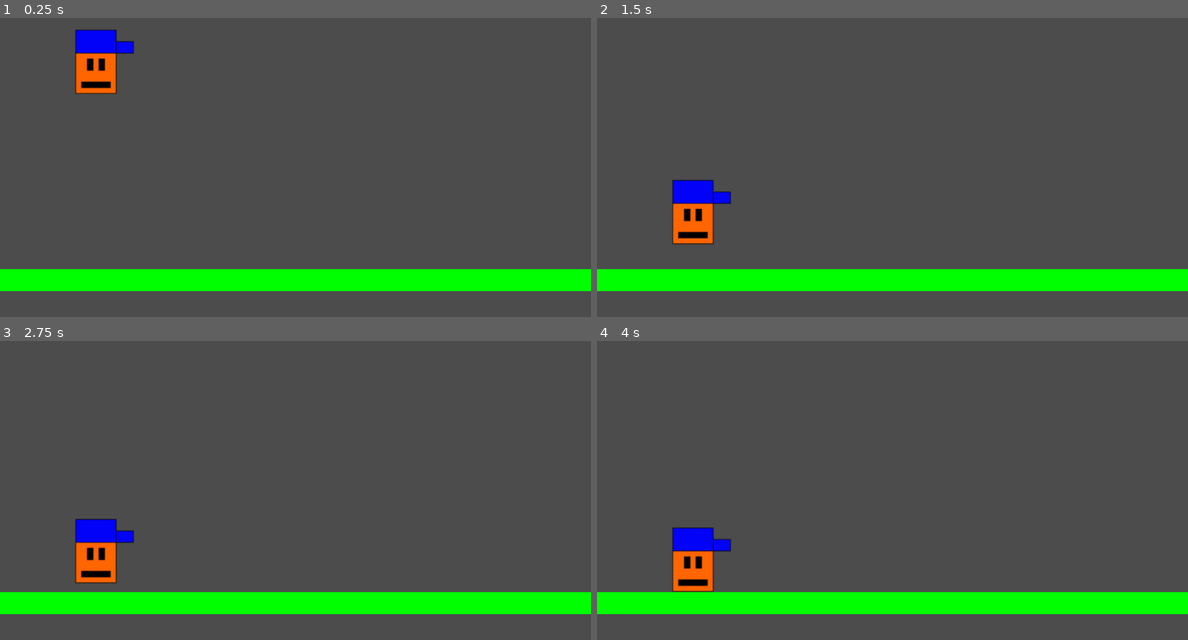
Above: before the commit, frames 1-4 (two rows, left to right).
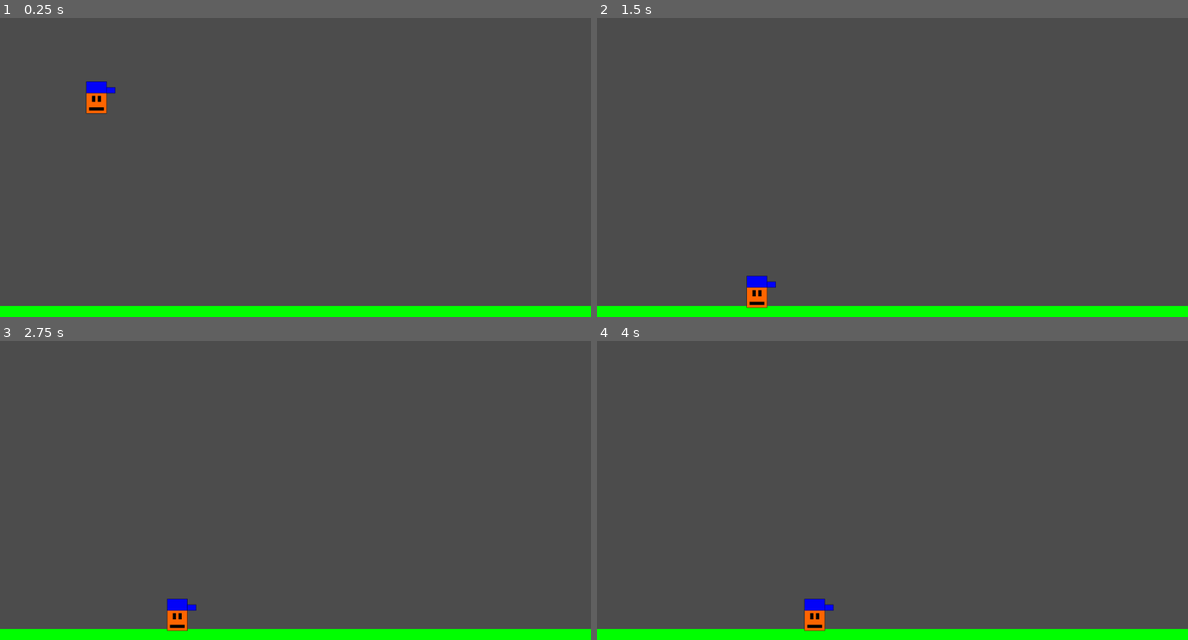
Above: after the commit, the same moments.

Repository: ckoparir/ricks_advanture
Game: Godot game, scene res://scenes/Level01.tscn
Two runs of this game, one before a commit and one after it. Both use one fixed random seed, a clock stepped at 60 frames per second and the inputs below.
Inputs:
- Up to frame 1 (0.25 s): no input
- Up to frame 2 (1.5 s): hold K (right, bound only after the commit) 0.53-1.28 s; hold J (left, bound only after the commit) from 1.28 s (still down)
- Up to frame 3 (2.75 s): release J (left, bound only after the commit) at 2.03 s; hold K (right, bound only after the commit) from 2.03 s (still down)
- Up to frame 4 (4 s): release K (right, bound only after the commit) at 3.53 s; hold J (left, bound only after the commit) from 3.53 s (still down)

The runs differ from the first frame. In frame 1, 13% of the frame differs, in the area x 0-100%, y 3-100%; in frame 2, 13%; in frame 3, 13%; in frame 4, 13%.

Commit message:
hareket eklendi

Diff:
--- a/project.godot
+++ b/project.godot
@@ -19,6 +19,23 @@
 run/main_scene="res://scenes/Level01.tscn"
 config/icon="res://icon.png"
 
+[input]
+
+left={
+"deadzone": 0.5,
+"events": [ Object(InputEventKey,"resource_local_to_scene":false,"resource_name":"","device":0,"alt":false,"shift":false,"control":false,"meta":false,"command":false,"pressed":false,"scancode":74,"unicode":0,"echo":false,"script":null)
+, Object(InputEventKey,"resource_local_to_scene":false,"resource_name":"","device":0,"alt":false,"shift":false,"control":false,"meta":false,"command":false,"pressed":false,"scancode":65,"unicode":0,"echo":false,"script":null)
+, Object(InputEventKey,"resource_local_to_scene":false,"resource_name":"","device":0,"alt":false,"shift":false,"control":false,"meta":false,"command":false,"pressed":false,"scancode":16777231,"unicode":0,"echo":false,"script":null)
+ ]
+}
+right={
+"deadzone": 0.5,
+"events": [ Object(InputEventKey,"resource_local_to_scene":false,"resource_name":"","device":0,"alt":false,"shift":false,"control":false,"meta":false,"command":false,"pressed":false,"scancode":75,"unicode":0,"echo":false,"script":null)
+, Object(InputEventKey,"resource_local_to_scene":false,"resource_name":"","device":0,"alt":false,"shift":false,"control":false,"meta":false,"command":false,"pressed":false,"scancode":68,"unicode":0,"echo":false,"script":null)
+, Object(InputEventKey,"resource_local_to_scene":false,"resource_name":"","device":0,"alt":false,"shift":false,"control":false,"meta":false,"command":false,"pressed":false,"scancode":16777233,"unicode":0,"echo":false,"script":null)
+ ]
+}
+
 [rendering]
 
 environment/default_environment="res://default_env.tres"
--- a/scenes/Level01.tscn
+++ b/scenes/Level01.tscn
@@ -6,8 +6,8 @@
 [node name="Level01" type="Node2D"]
 
 [node name="Platform" parent="." instance=ExtResource( 2 )]
-position = Vector2( 427.654, 536.004 )
-scale = Vector2( 10, 2 )
+position = Vector2( 506.054, 591.096 )
+scale = Vector2( 8, 1 )
 
 [node name="Rick" parent="." instance=ExtResource( 1 )]
 position = Vector2( 171.825, 140.03 )
--- a/scenes/Platform.tscn
+++ b/scenes/Platform.tscn
@@ -3,17 +3,14 @@
 [ext_resource path="res://assets/zemin_çim.svg" type="Texture" id=1]
 
 [sub_resource type="RectangleShape2D" id=1]
-extents = Vector2( 31.3335, 10 )
+extents = Vector2( 72.102, 10.4253 )
 
-[node name="Platform" type="Node2D"]
+[node name="Platform" type="StaticBody2D"]
 
-[node name="StaticBody2D" type="StaticBody2D" parent="."]
+[node name="StaticBody2D" type="CollisionShape2D" parent="."]
+shape = SubResource( 1 )
 
 [node name="Sprite" type="Sprite" parent="StaticBody2D"]
 position = Vector2( -0.238016, -0.140308 )
 scale = Vector2( 8.89764, 1.19292 )
 texture = ExtResource( 1 )
-
-[node name="CollisionShape2D" type="CollisionShape2D" parent="StaticBody2D"]
-scale = Vector2( 2.28, 1 )
-shape = SubResource( 1 )
--- a/scenes/Rick.tscn
+++ b/scenes/Rick.tscn
@@ -1,27 +1,21 @@
 [gd_scene load_steps=3 format=2]
 
 [ext_resource path="res://assets/rick.svg" type="Texture" id=1]
+[ext_resource path="res://scripts/Rick.gd" type="Script" id=2]
 
-[sub_resource type="PhysicsMaterial" id=1]
-friction = 0.7
-rough = true
-bounce = 0.5
+[node name="Rick" type="KinematicBody2D"]
+scale = Vector2( 0.5, 0.5 )
+script = ExtResource( 2 )
+__meta__ = {
+"_edit_group_": true
+}
+Speed = 200
 
-[node name="Rick" type="Node2D"]
+[node name="CollisionPolygon2D" type="CollisionPolygon2D" parent="."]
+position = Vector2( -5.2556, 3.99426 )
+build_mode = 1
+polygon = PoolVector2Array( 31.2556, -31.9943, 31.2556, -51.9943, -40.7444, -51.9943, -40.7444, 62.0057, 33.2556, 62.0057, 33.2556, -11.9943, 61.2556, -11.9943, 61.2556, -31.9943 )
 
-[node name="RigidBody2D" type="RigidBody2D" parent="."]
-mode = 2
-mass = 4.18469
-physics_material_override = SubResource( 1 )
-gravity_scale = 4.32
-
-[node name="CollisionPolygon2D" type="CollisionPolygon2D" parent="RigidBody2D"]
-position = Vector2( -5.2556, 3.99426 )
-scale = Vector2( 2.11682, 3.48327 )
-build_mode = 1
-polygon = PoolVector2Array( 16.1845, -9.95343, 16.3832, -15.5059, -16.7869, -15.5059, -16.5883, 16.1188, 16.7804, 16.1188, 16.7804, -4.15959, 30.8826, -4.15959, 30.684, -9.95343 )
-
-[node name="Sprite" type="Sprite" parent="RigidBody2D/CollisionPolygon2D"]
-position = Vector2( 2.48279, -1.1467 )
-scale = Vector2( 0.472408, 0.287086 )
+[node name="Sprite" type="Sprite" parent="."]
+position = Vector2( -3.77379, 2.84756 )
 texture = ExtResource( 1 )
--- /dev/null
+++ b/scripts/Rick.gd
@@ -0,0 +1,14 @@
+extends KinematicBody2D
+
+var velocity = Vector2(0,0)
+export var Speed = 150
+
+func _physics_process(delta):
+	if Input.is_action_pressed("left"):
+		velocity.x = -Speed
+	if Input.is_action_pressed("right"):
+		velocity.x = Speed
+
+	velocity.y = 300
+	move_and_slide(velocity)
+	velocity.x = lerp(velocity.x,0,0.15)
Binary file added: preview_1.png
Not shown, added: preview_1.png.import
Binary file added: preview_2.png
Not shown, added: preview_2.png.import
Binary file added: preview_icon.png
Not shown, added: preview_icon.png.import
